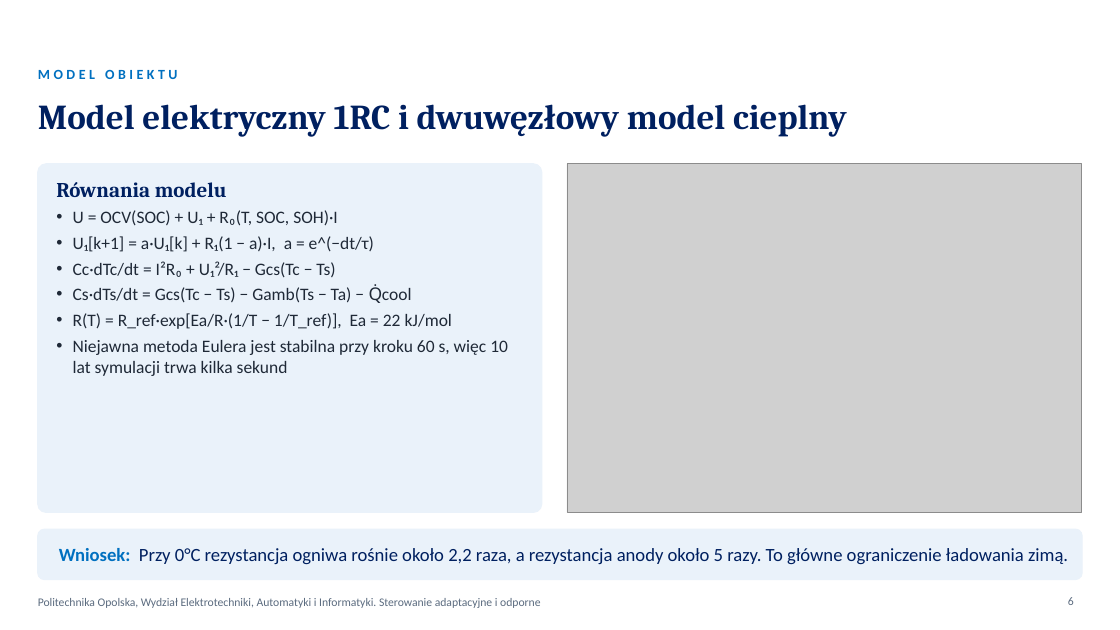
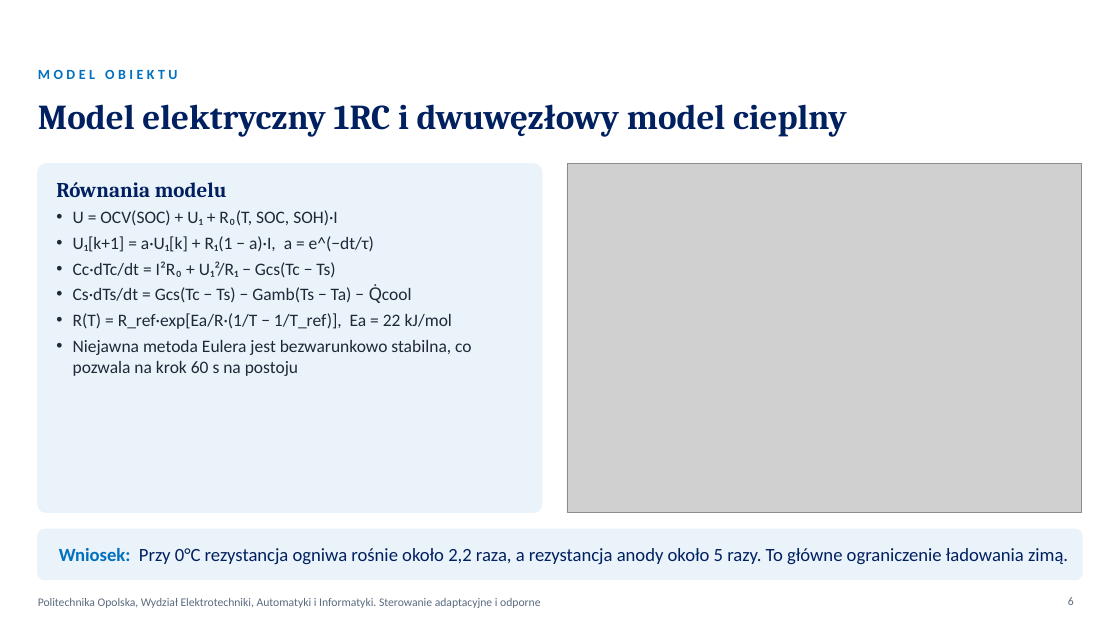
Before and after one commit to KarolFabianek/Adaptive-and-robust-control, a slide deck: slide 6 of Prezentacja/BTMS_PROJEKT_FABIANEK_FORTUNA.pptx. Drawn at 1120x630 pixels with LibreOffice and Linux fonts; fonts in the diff are those of the drawing; grey boxes stand for pictures; background and template pictures are left out. Boxes give left, top, right and bottom in pixels: in the first picture for what was removed or moved away, otherwise in the second. Text is boxed around its words. In the diff, an @@ line names an element or a change of style, - is before the commit and + after.

Commit message:
Prezentacje: naukowe podsumowanie wyników
- usunięte slajdy z instrukcją uruchamiania i ćwiczeniami
- slajd o zjawiskach uwzględnionych w modelu zamiast porównania z wykładem
- Simulink przedstawiony jako niezależna weryfikacja implementacji
- sześć wniosków naukowych opartych na wynikach
- wykład: wyniki długoterminowe zamiast zapowiedzi projektu
- legendy wykresów E01 i E03 bez odwołań do wykładu
- skrypt wystąpień zgodny z nowymi slajdami

```diff
--- a/Prezentacja/BTMS_PROJEKT_FABIANEK_FORTUNA.pptx
+++ b/Prezentacja/BTMS_PROJEKT_FABIANEK_FORTUNA.pptx
@@ text at <box>73,340,471,376</box>: text changed @@
-• Niejawna metoda Eulera jest stabilna przy kroku 60 s, więc 10 lat symulacji trwa kilka sekund
+• Niejawna metoda Eulera jest bezwarunkowo stabilna, co pozwala na krok 60 s na postoju
```
Also in this commit, not shown: 8 other slides changed, 1 slide added, 5 slides removed, 15 other files.
